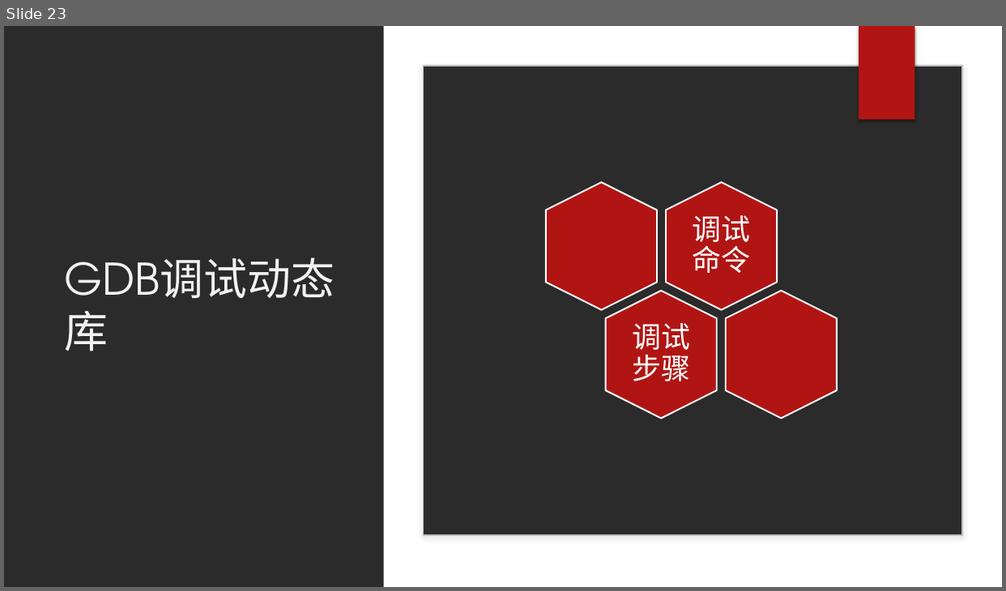
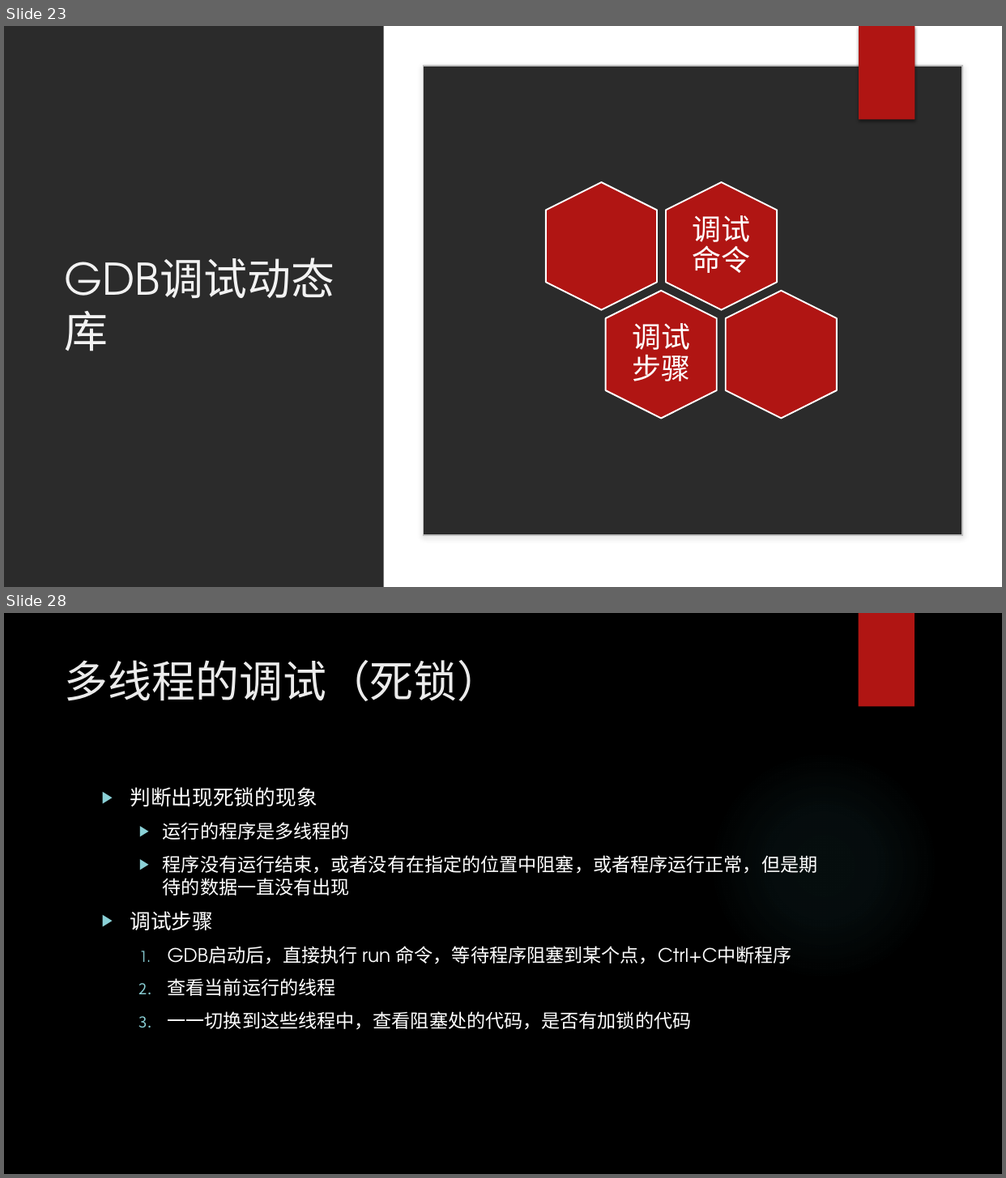
Before and after one commit to wangqinghe95/Program-Debug, a slide deck: ProgramDebug.pptx. Shown one above the other, each under a label of ours: slide 23 before the commit, slides 23 and 28 after it; the slides between them are not shown. The pictures are 1006x591 and 1006x1178 pixels, drawn with LibreOffice and Linux fonts; fonts in the diff are those of the drawing; background and template pictures are left out; a plain dark background stands for a picture behind light text. Boxes give left, top, right and bottom in pixels: in the first picture for what was removed or moved away, otherwise in the second. Text is boxed around its words. In the diff, an @@ line names an element or a change of style, - is before the commit and + after.

```diff
--- a/ProgramDebug.pptx
+++ b/ProgramDebug.pptx
@@ slide 28 added at (4, 613, 1002, 1174), background picture (left out); not listed: 1 template element that a slide beside it also shows @@
@@ title added at (65, 660, 501, 701), 42 pt, text #EBEBEB @@
+多线程的调试（死锁）
@@ ellipse added at (709, 750, 939, 981), fill gradient #50B9C1 @@
@@ text added at (130, 787, 817, 1030), 18 pt, text #FFFFFF @@
+▶ 判断出现死锁的现象
+  ▶ 运行的程序是多线程的
+  ▶ 程序没有运行结束，或者没有在指定的位置中阻塞，或者程序运行正常，但是期待的数据一直没有出现
+▶ 调试步骤
+  1. GDB启动后，直接执行 run 命令，等待程序阻塞到某个点，Ctrl+C中断程序
+  2. 查看当前运行的线程
+  3. 一一切换到这些线程中，查看阻塞处的代码，是否有加锁的代码
```
Also in this commit, not shown: 2 slides changed, 8 other slides added, 1 slide removed, 12 other files.
